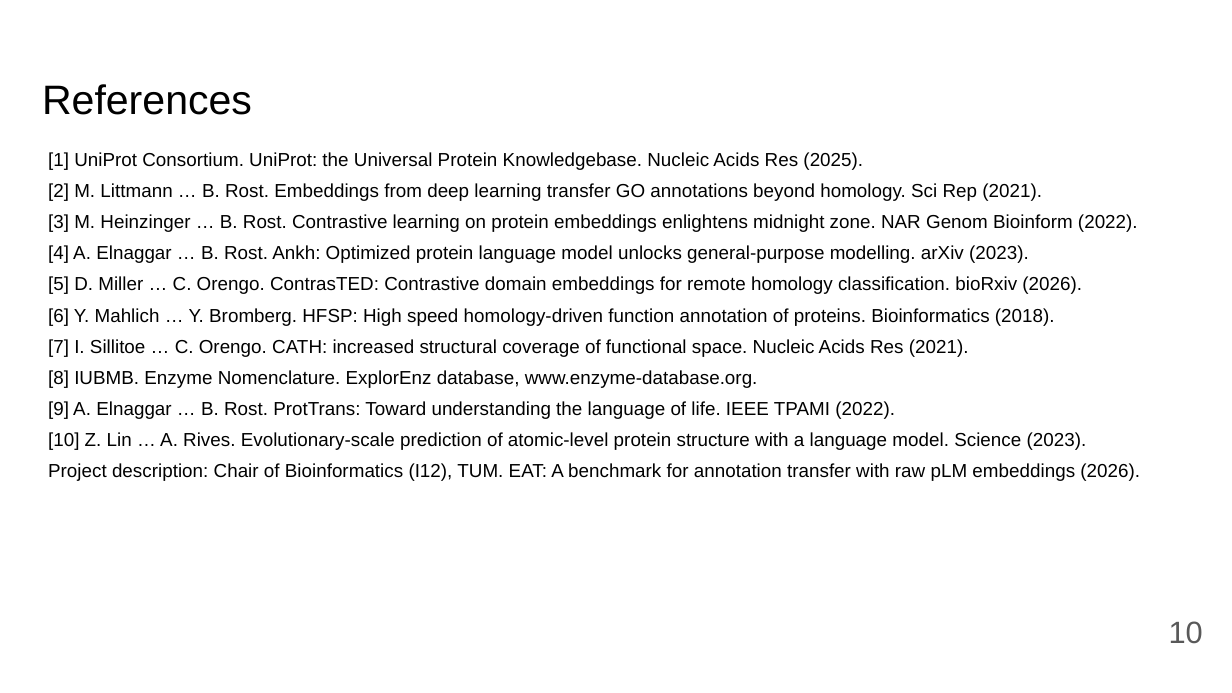
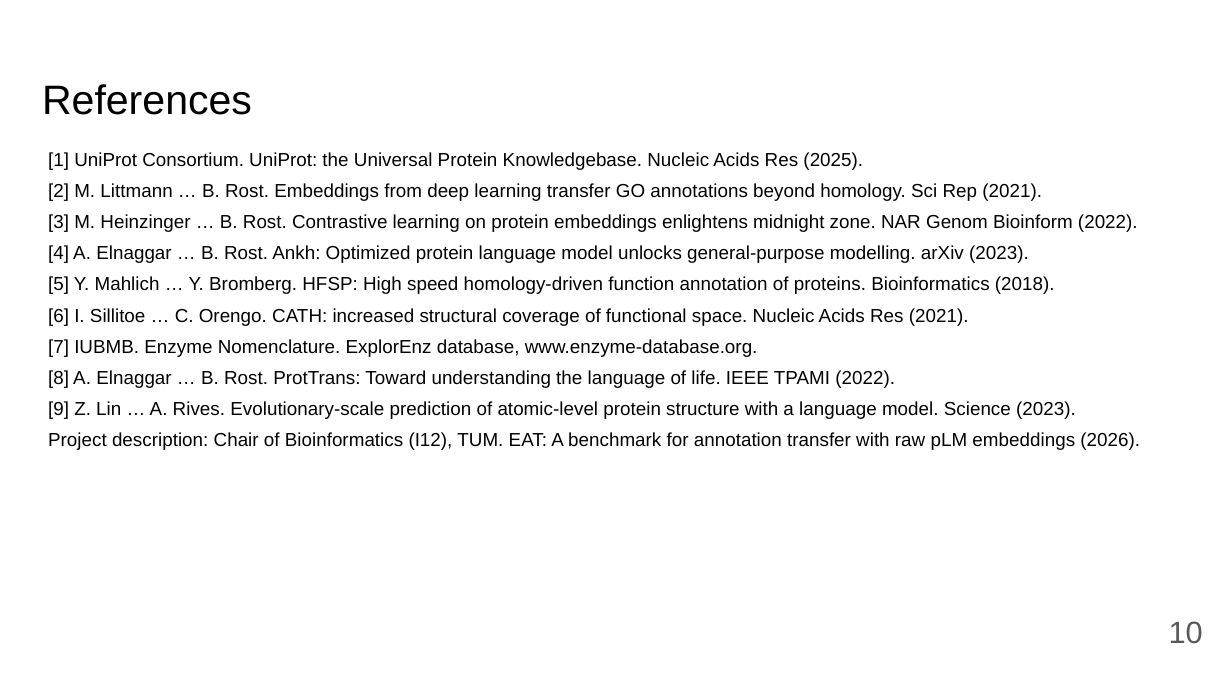
Before and after one commit to Pollysoma/protein-prediction-project-2, a slide deck: slide 10 of presentation/2026-11-02_pitch.pptx. Drawn at 1232x693 pixels with LibreOffice and Linux fonts; fonts in the diff are those of the drawing. Boxes give left, top, right and bottom in pixels: in the first picture for what was removed or moved away, otherwise in the second. Text is boxed around its words. In the diff, an @@ line names an element or a change of style, - is before the commit and + after.

```diff
--- a/presentation/2026-11-02_pitch.pptx
+++ b/presentation/2026-11-02_pitch.pptx
@@ text at [48,276,1076,419]: text changed @@
-[5] D. Miller … C. Orengo. ContrasTED: Contrastive domain embeddings for remote homology classification. bioRxiv (2026).
-[6] Y. Mahlich … Y. Bromberg. HFSP: High speed homology-driven function annotation of proteins. Bioinformatics (2018).
-[7] I. Sillitoe … C. Orengo. CATH: increased structural coverage of functional space. Nucleic Acids Res (2021).
-[8] IUBMB. Enzyme Nomenclature. ExplorEnz database, www.enzyme-database.org.
-[9] A. Elnaggar … B. Rost. ProtTrans: Toward understanding the language of life. IEEE TPAMI (2022).
-[10] Z. Lin … A. Rives. Evolutionary-scale prediction of atomic-level protein structure with a language model. Science (2023).
+[5] Y. Mahlich … Y. Bromberg. HFSP: High speed homology-driven function annotation of proteins. Bioinformatics (2018).
+[6] I. Sillitoe … C. Orengo. CATH: increased structural coverage of functional space. Nucleic Acids Res (2021).
+[7] IUBMB. Enzyme Nomenclature. ExplorEnz database, www.enzyme-database.org.
+[8] A. Elnaggar … B. Rost. ProtTrans: Toward understanding the language of life. IEEE TPAMI (2022).
+[9] Z. Lin … A. Rives. Evolutionary-scale prediction of atomic-level protein structure with a language model. Science (2023).
```
Also in this commit, not shown: 7 other slides changed, 1 slide added, 1 slide removed, 2 other files.
